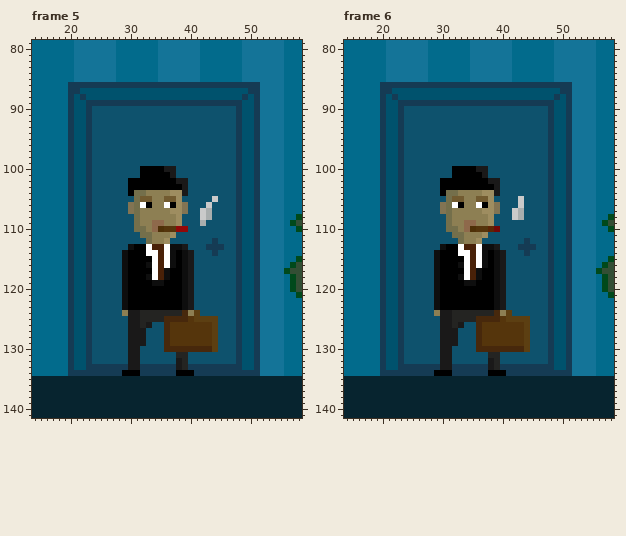
A pixel-art file gets an edit: src/sprites/level0/level0.ase. Above: the version before the commit.
320x180 pixels, 8 frames. Colours within 5 levels of each other are drawn and written as one. Shown: frame 5: x 14..58, y 79..141; frame 6: x 14..58, y 79..141. The commit also changed other frames or places, which this record leaves out.
And afterwards:
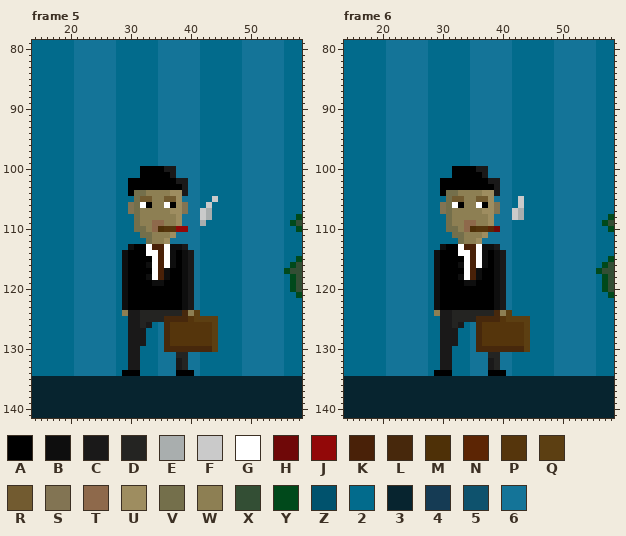
Palette (. is transparent): A #000000  B #0e0e0e  C #1a1919  D #242422  E #a9aeae  F #cacaca  G #ffffff  H #6f0808  J #920808  K #492108  L #47280c  M #4e3007  N #5c2504  P #55350c  Q #5c3f12  R #725b30  S #827453  T #8e694b  U #9e8d60  V #746f4b  W #8d7f53  X #334e34  Y #00491b  Z #00526d  2 #026b8c  3 #07242f  4 #153b54  5 #0e526d  6 #147498
Diff:
Changed rows in their new state; - is an unchanged pixel.
Frame 5, layers "Door/door", "Door/door-border":
first column x 20:
 86 26666666222222266666662222222666
 87 26666666222222266666662222222666
 88 26666666222222266666662222222666
 89 26666666222222266666662222222666
 90 26666666222222266666662222222666
 91 26666666222222266666662222222666
 92 26666666222222266666662222222666
 93 26666666222222266666662222222666
 94 26666666222222266666662222222666
 95 26666666222222266666662222222666
 96 26666666222222266666662222222666
 97 26666666222222266666662222222666
 98 26666666222222266666662222222666
 99 26666666222222266666662222222666
100 266666662222------66662222222666
101 266666662222------66662222222666
102 2666666622----------662222222666
103 2666666622----------662222222666
104 2666666622----------662222222666
105 26666666222--------66622-2222666
106 2666666622----------662-22222666
107 2666666622----------66--22222666
108 26666666222--------666--22222666
109 26666666222--------666-222222666
110 26666666222---------662222222666
111 266666662222------66662222222666
112 2666666622222----666662222222666
113 2666666622----------662222222666
114 266666662------------62222222666
115 266666662------------62222222666
116 266666662------------62222222666
117 266666662------------62222222666
118 266666662------------62222222666
119 266666662------------62222222666
120 266666662------------62222222666
121 266666662------------62222222666
122 266666662------------62222222666
123 266666662------------62222222666
124 266666662-------------2222222666
125 2666666622---------------2222666
126 2666666622----26---------2222666
127 2666666622---226---------2222666
128 2666666622---226---------2222666
129 2666666622---226---------2222666
130 2666666622--2226---------2222666
131 2666666622--222666--662222222666
132 2666666622--222666--662222222666
133 2666666622--222666--662222222666
134 266666662---222666---62222222666
Frame 6, layers "Door/door", "Door/door-border":
first column x 20:
 86 26666666222222266666662222222666
 87 26666666222222266666662222222666
 88 26666666222222266666662222222666
 89 26666666222222266666662222222666
 90 26666666222222266666662222222666
 91 26666666222222266666662222222666
 92 26666666222222266666662222222666
 93 26666666222222266666662222222666
 94 26666666222222266666662222222666
 95 26666666222222266666662222222666
 96 26666666222222266666662222222666
 97 26666666222222266666662222222666
 98 26666666222222266666662222222666
 99 26666666222222266666662222222666
100 266666662222------66662222222666
101 266666662222------66662222222666
102 2666666622----------662222222666
103 2666666622----------662222222666
104 2666666622----------662222222666
105 26666666222--------6662-22222666
106 2666666622----------662-22222666
107 2666666622----------66--22222666
108 26666666222--------666--22222666
109 26666666222--------6662222222666
110 26666666222---------662222222666
111 266666662222------66662222222666
112 2666666622222----666662222222666
113 2666666622----------662222222666
114 266666662------------62222222666
115 266666662------------62222222666
116 266666662------------62222222666
117 266666662------------62222222666
118 266666662------------62222222666
119 266666662------------62222222666
120 266666662------------62222222666
121 266666662------------62222222666
122 266666662------------62222222666
123 266666662------------62222222666
124 266666662-------------2222222666
125 2666666622---------------2222666
126 2666666622----26---------2222666
127 2666666622---226---------2222666
128 2666666622---226---------2222666
129 2666666622---226---------2222666
130 2666666622--2226---------2222666
131 2666666622--222666--662222222666
132 2666666622--222666--662222222666
133 2666666622--222666--662222222666
134 266666662---222666---62222222666
Pixel boxes of the changes (left, top, right, bottom) in both pictures:
changed: (68, 82, 260, 376)
changed: (380, 82, 572, 376)
